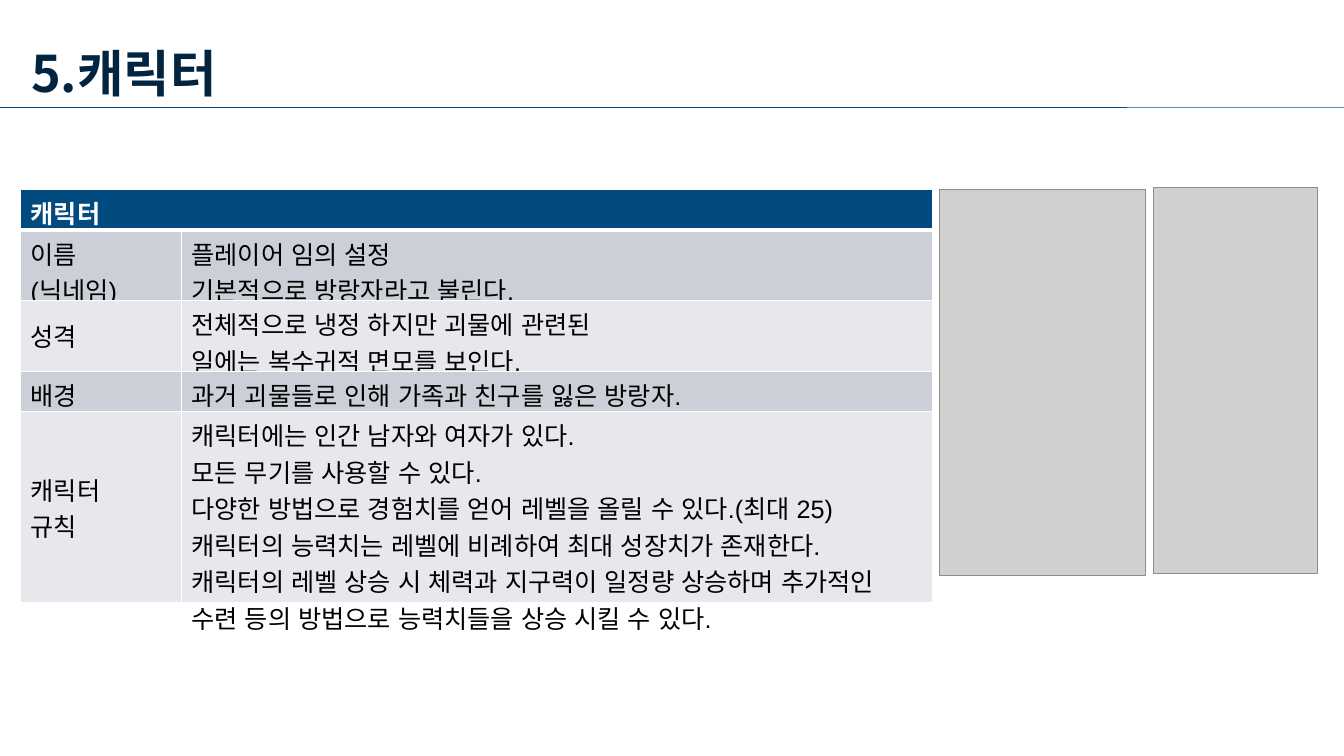
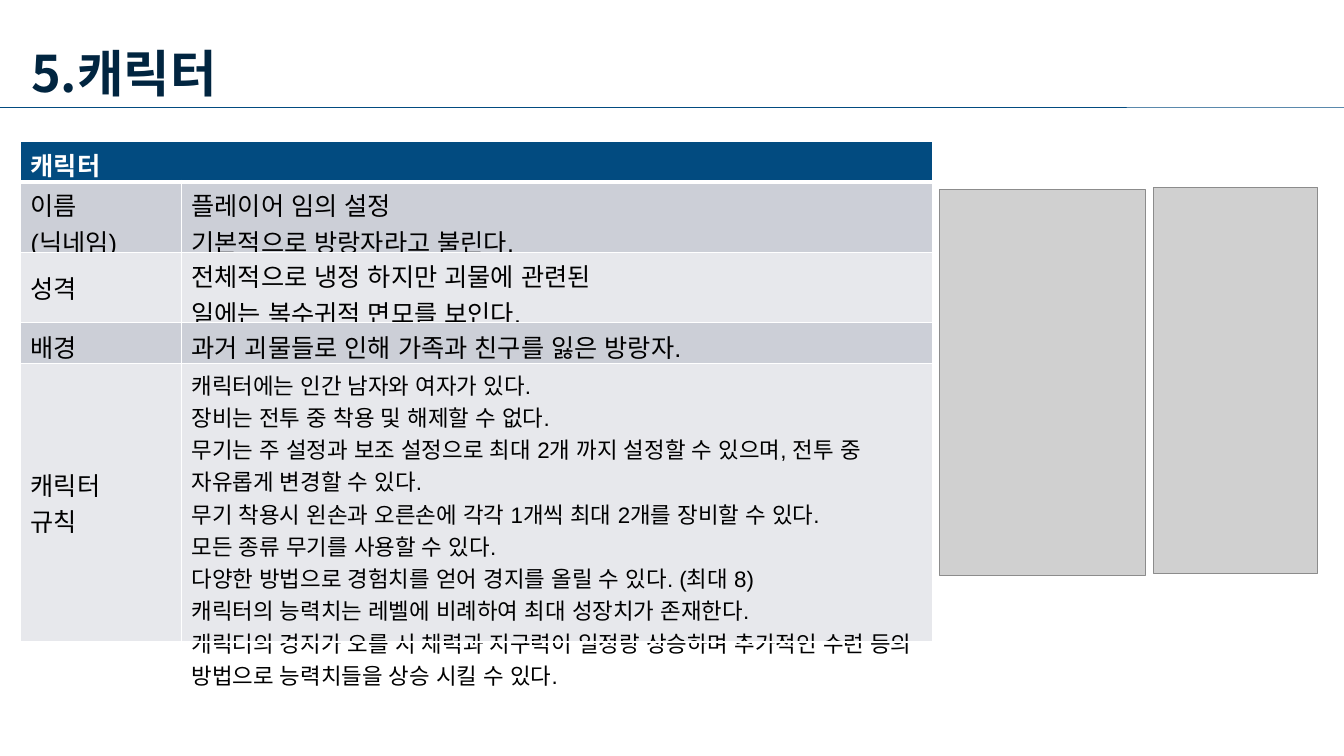
Before and after one commit to yjk0401/unityenginebasic_9th, a slide deck: slide 8 of 기획/메인 기획서.pptx. Drawn at 1344x756 pixels with LibreOffice and Linux fonts; fonts in the diff are those of the drawing; grey boxes stand for pictures. Boxes give left, top, right and bottom in pixels: in the first picture for what was removed or moved away, otherwise in the second. Text is boxed around its words. In the diff, an @@ line names an element or a change of style, - is before the commit and + after.

```diff
--- a/기획/메인 기획서.pptx
+++ b/기획/메인 기획서.pptx
@@ table at [20,141,933,690] @@
-row 5, column 2: 캐릭터에는 인간 남자와 여자가 있다. / 모든 무기를 사용할 수 있다. / 다양한 방법으로 경험치를 얻어 레벨을 올릴 수 있다.(최대 25) / 캐릭터의 능력치는 레벨에 비례하여 최대 성장치가 존재한다. / 캐릭터의 레벨 상승 시 체력과 지구력이 일정량 상승하며 추가적인 수련 등의 방법으로 능력치들을 상승 시킬 수 있다.
+row 5, column 2: 캐릭터에는 인간 남자와 여자가 있다. / 장비는 전투 중 착용 및 해제할 수 없다. / 무기는 주 설정과 보조 설정으로 최대 2개 까지 설정할 수 있으며, 전투 중 자유롭게 변경할 수 있다. / 무기 착용시 왼손과 오른손에 각각 1개씩 최대 2개를 장비할 수 있다. / 모든 종류 무기를 사용할 수 있다. / 다양한 방법으로 경험치를 얻어 경지를 올릴 수 있다. (최대 8) / 캐릭터의 능력치는 레벨에 비례하여 최대 성장치가 존재한다. / 캐릭터의 경지가 오를 시 체력과 지구력이 일정량 상승하며 추가적인 수련 등의 방법으로 능력치들을 상승 시킬 수 있다.
@@ table: place and size @@
-table at [20,190,933,634]
+table at [20,141,933,690]
```
Also in this commit, not shown: 4 other slides changed, 14 slides added, 1 other file.
